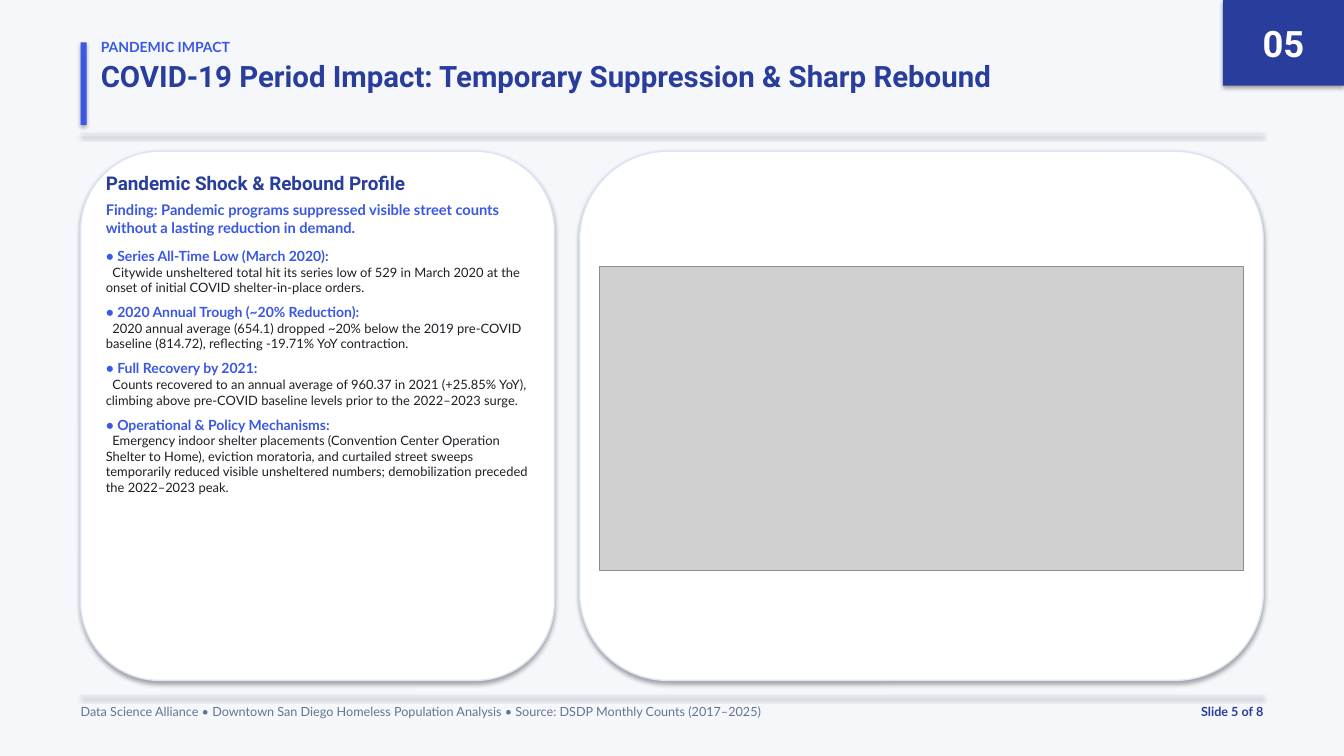
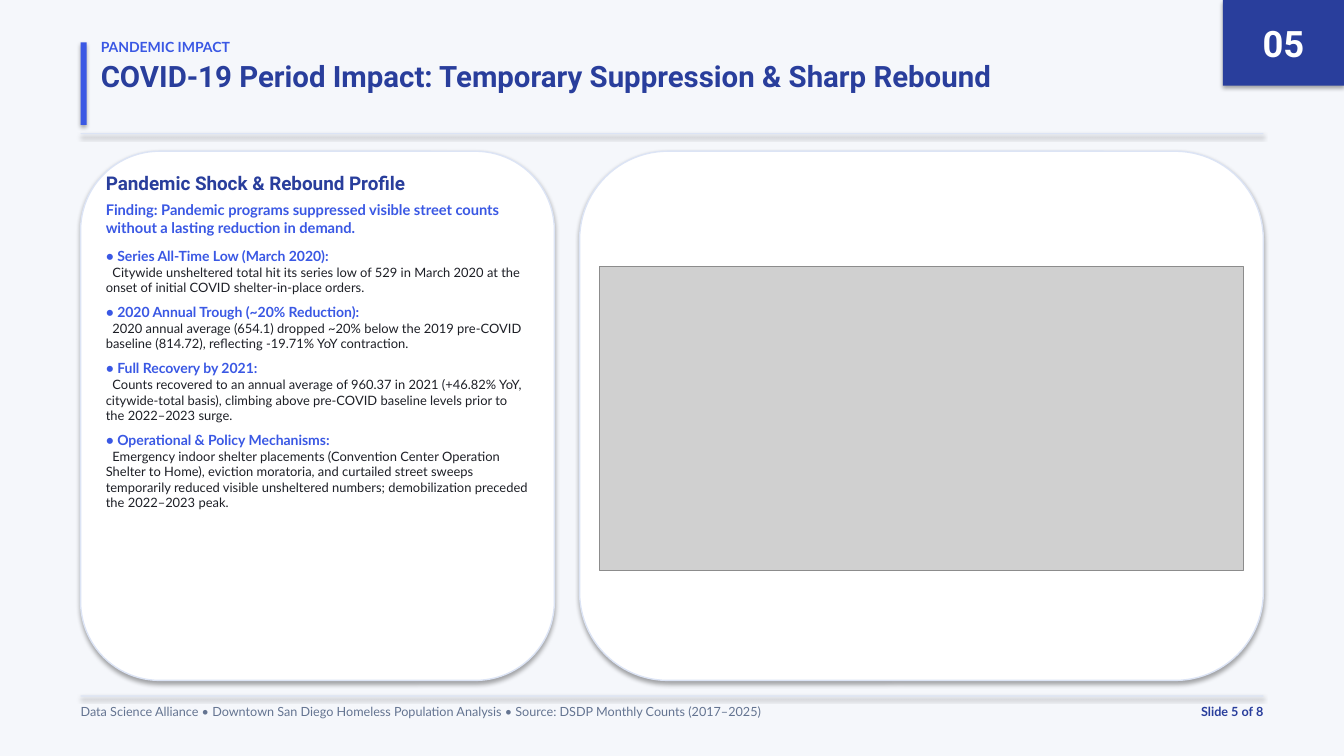
Before and after one commit to CapMorningStar/Downtown-Homeless-Analysis, a slide deck: slide 5 of EDA_Presentation.pptx. Drawn at 1344x756 pixels with LibreOffice and Linux fonts; fonts in the diff are those of the drawing; grey boxes stand for pictures. Boxes give left, top, right and bottom in pixels: in the first picture for what was removed or moved away, otherwise in the second. Text is boxed around its words. In the diff, an @@ line names an element or a change of style, - is before the commit and + after.

```diff
--- a/EDA_Presentation.pptx
+++ b/EDA_Presentation.pptx
@@ text at (106,379,522,423): text changed @@
-Counts recovered to an annual average of 960.37 in 2021 (+25.85% YoY), climbing above pre-COVID baseline levels prior to the 2022–2023 surge.
+Counts recovered to an annual average of 960.37 in 2021 (+46.82% YoY, citywide-total basis), climbing above pre-COVID baseline levels prior to the 2022–2023 surge.
```
Also in this commit, not shown: 4 other files.
